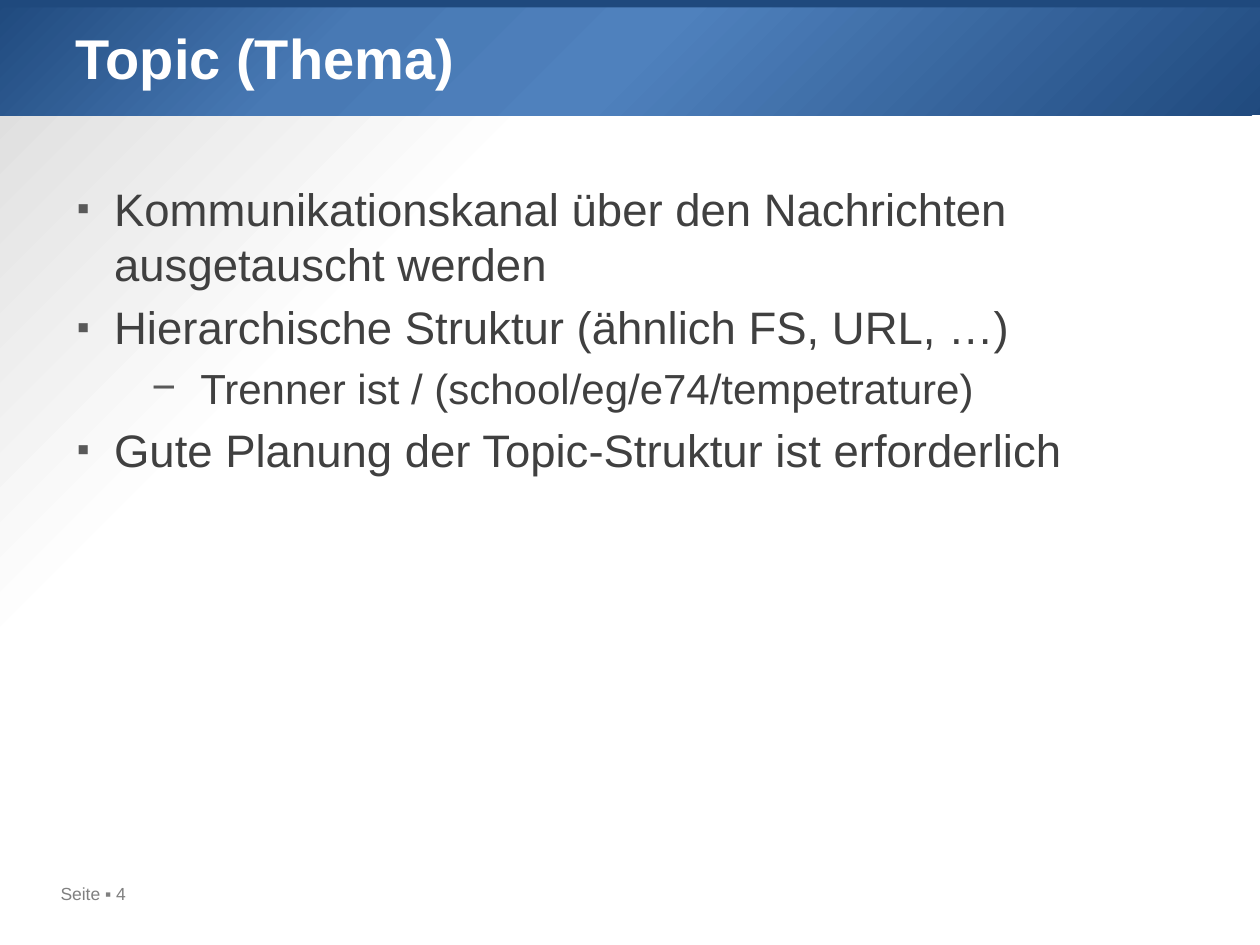
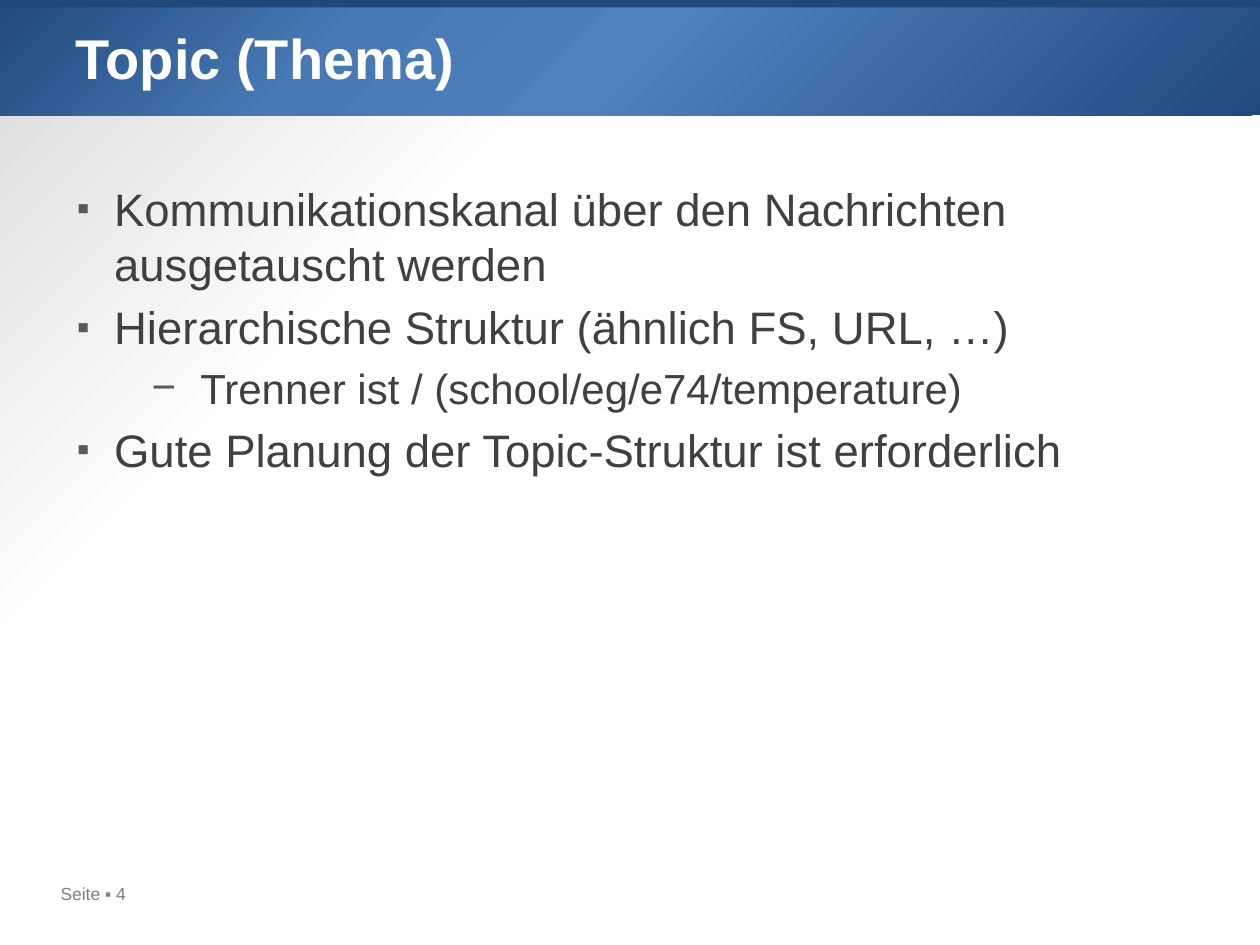
Before and after one commit to htl-leo/iot-samstag, a slide deck: slide 4 of 2024-10-19/03_Mqtt.pptx. Drawn at 1260x945 pixels with LibreOffice and Linux fonts; fonts in the diff are those of the drawing. Boxes give left, top, right and bottom in pixels: in the first picture for what was removed or moved away, otherwise in the second. Text is boxed around its words. In the diff, an @@ line names an element or a change of style, - is before the commit and + after.

Commit message:
nach vortrag überarbeitet

```diff
--- a/2024-10-19/03_Mqtt.pptx
+++ b/2024-10-19/03_Mqtt.pptx
@@ text at (200, 373, 962, 412): text changed @@
-  − Trenner ist / (school/eg/e74/tempetrature)
+  − Trenner ist / (school/eg/e74/temperature)
```
